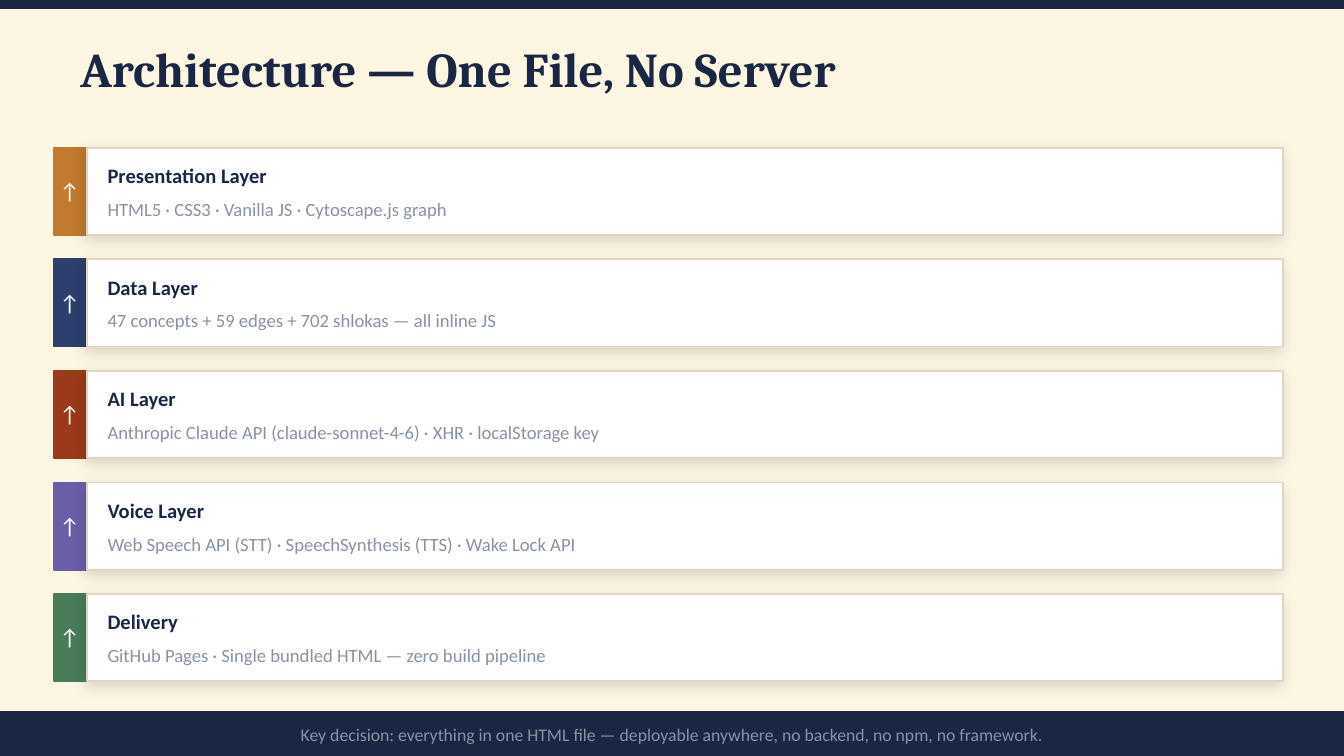
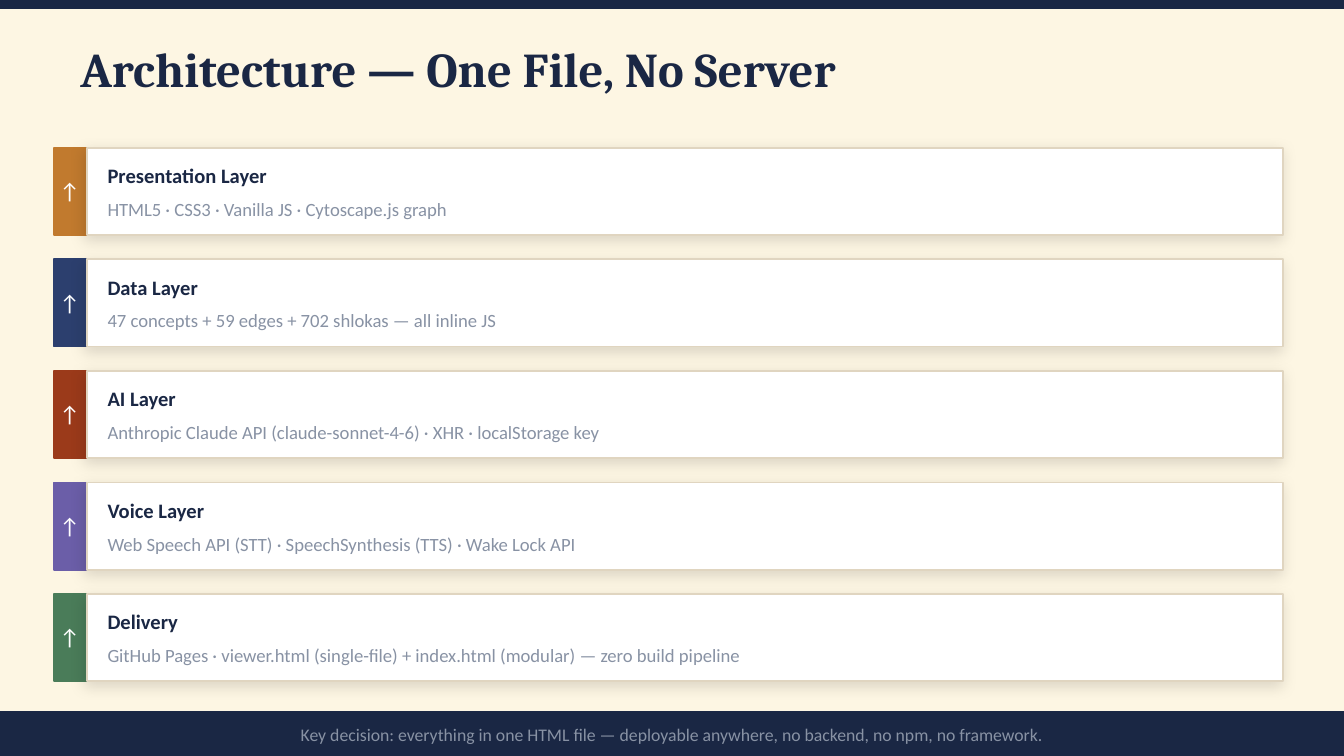
Before and after one commit to kvinayakpai/Bhagavadgita, a slide deck: slide 4 of Tatvam_Jalam_Technical_Journey-3.pptx. Drawn at 1344x756 pixels with LibreOffice and Linux fonts; fonts in the diff are those of the drawing. Boxes give left, top, right and bottom in pixels: in the first picture for what was removed or moved away, otherwise in the second. Text is boxed around its words. In the diff, an @@ line names an element or a change of style, - is before the commit and + after.

```diff
--- a/Tatvam_Jalam_Technical_Journey-3.pptx
+++ b/Tatvam_Jalam_Technical_Journey-3.pptx
@@ text at bbox=[108, 648, 740, 665]: text changed @@
-GitHub Pages · Single bundled HTML — zero build pipeline
+GitHub Pages · viewer.html (single-file) + index.html (modular) — zero build pipeline
```
Also in this commit, not shown: 7 other slides changed, 1 slide added, 4 other files.
